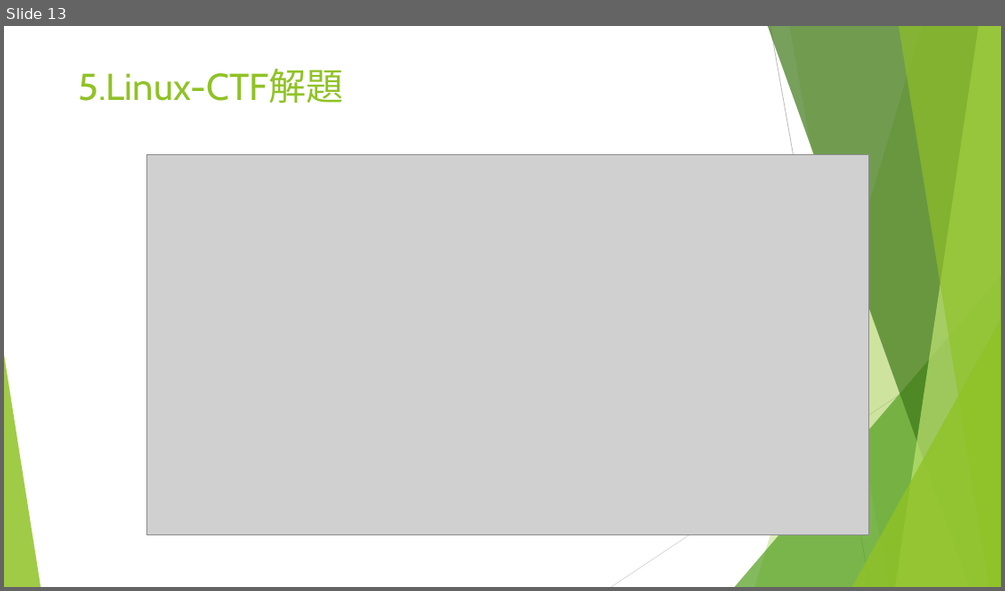
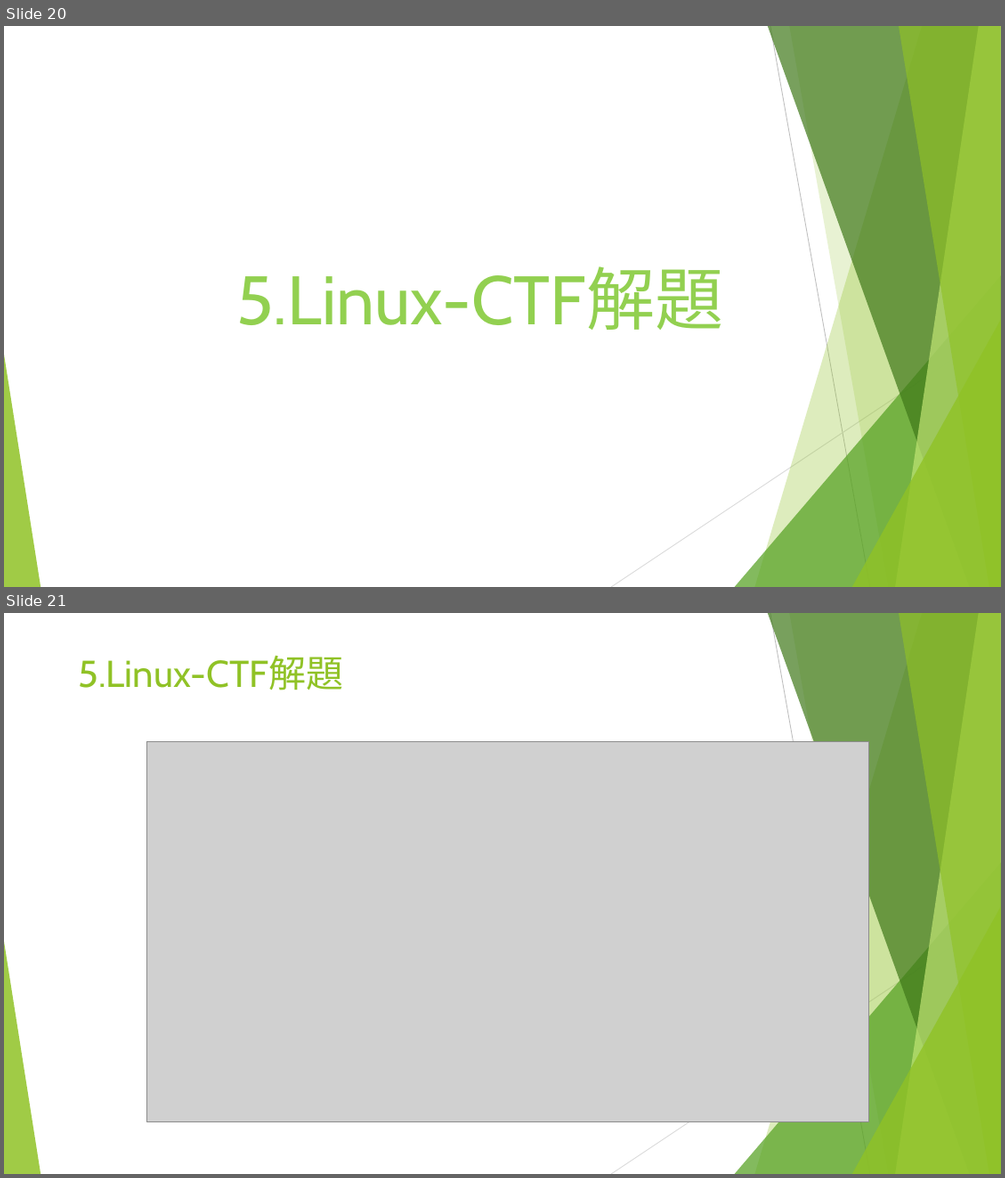
Before and after one commit to a909h333/Security2022, a slide deck: A090H333_資訊安全與素養_期中考報告.pptx. Shown one above the other, each under a label of ours: slide 13 before the commit, slides 20 and 21 after it. The pictures are 1005x591 and 1005x1178 pixels, drawn with LibreOffice and Linux fonts; fonts in the diff are those of the drawing; grey boxes stand for pictures. Boxes give left, top, right and bottom in pixels: in the first picture for what was removed or moved away, otherwise in the second. Text is boxed around its words. In the diff, an @@ line names an element or a change of style, - is before the commit and + after.

```diff
--- a/A090H333_資訊安全與素養_期中考報告.pptx
+++ b/A090H333_資訊安全與素養_期中考報告.pptx
@@ slide 20 added at <box>4,26,1001,587</box>, background #FFFFFF; not listed: 10 template elements that a slide beside it also shows @@
@@ text added at <box>236,266,723,329</box>, 66 pt, text #92D050 @@
+5.Linux-CTF解題
@@ what was slide 13 is now slide 21 @@
```
Also in this commit, not shown: 10 slides changed, 7 other slides added.
